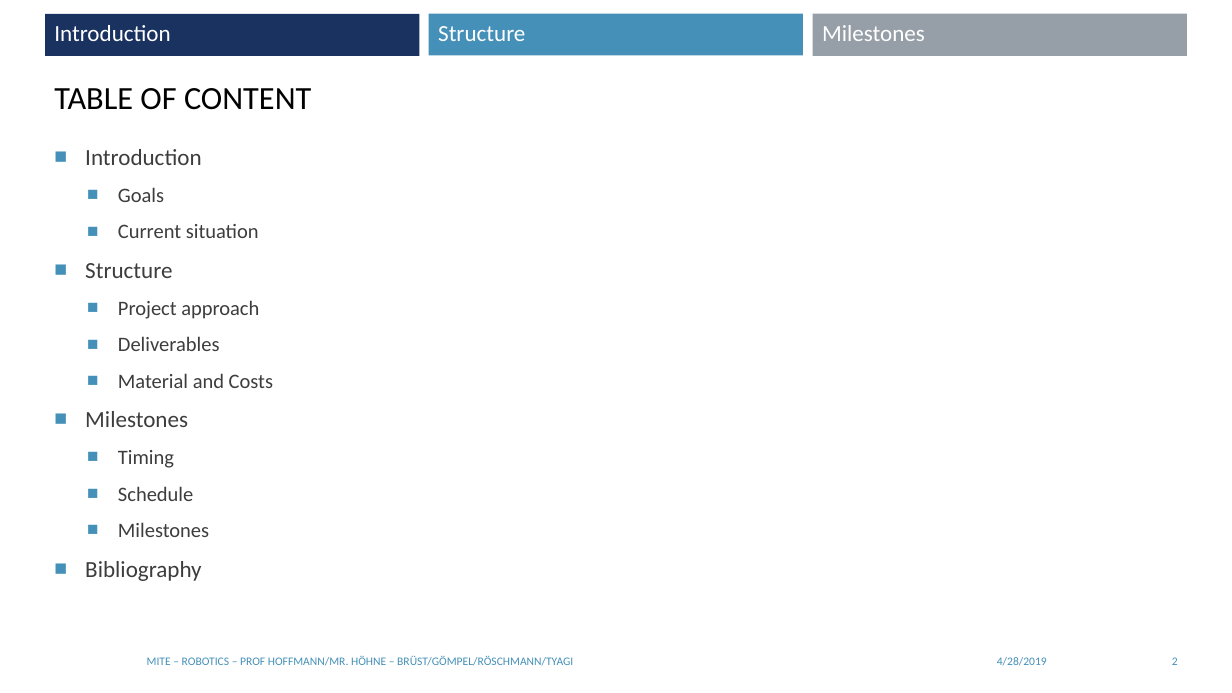
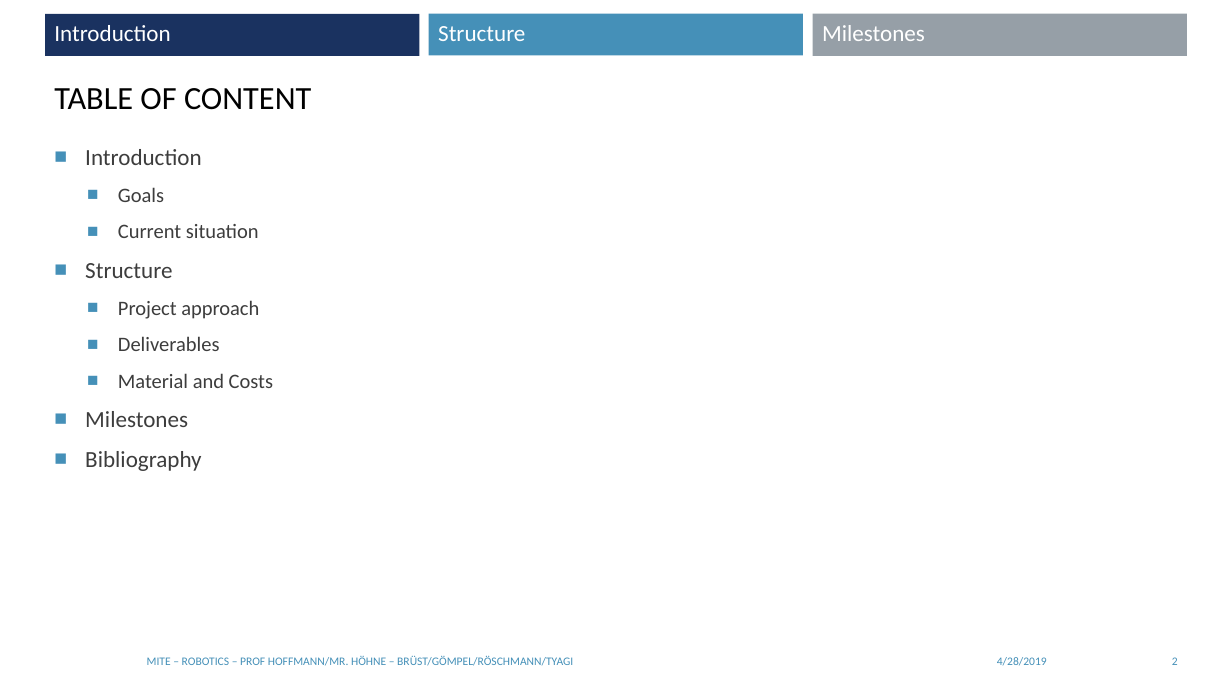
Before and after one commit to Pietfried/robotics-carpuzzle, a slide deck: slide 2 of Documentation/MuITE_RB_InitialPresentation.pptx. Drawn at 1232x693 pixels with LibreOffice and Linux fonts; fonts in the diff are those of the drawing; background and template pictures are left out. Boxes give left, top, right and bottom in pixels: in the first picture for what was removed or moved away, otherwise in the second. Text is boxed around its words. In the diff, an @@ line names an element or a change of style, - is before the commit and + after.

```diff
--- a/Documentation/MuITE_RB_InitialPresentation.pptx
+++ b/Documentation/MuITE_RB_InitialPresentation.pptx
@@ text at <box>118,450,209,537</box>: paragraphs removed @@
-  ■ Timing
-  ■ Schedule
-  ■ Milestones
```
Also in this commit, not shown: 8 other slides changed, 1 other file.
